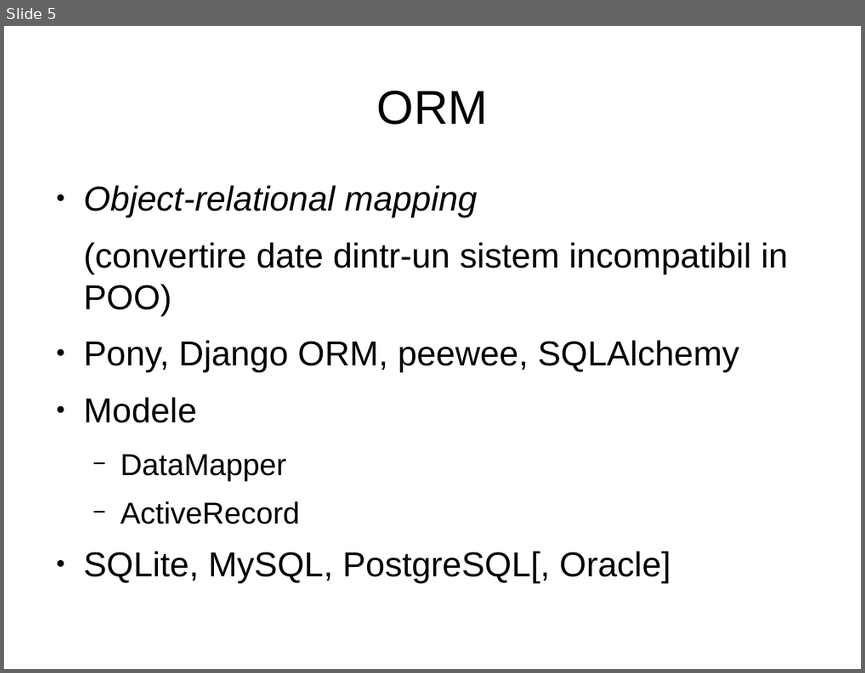
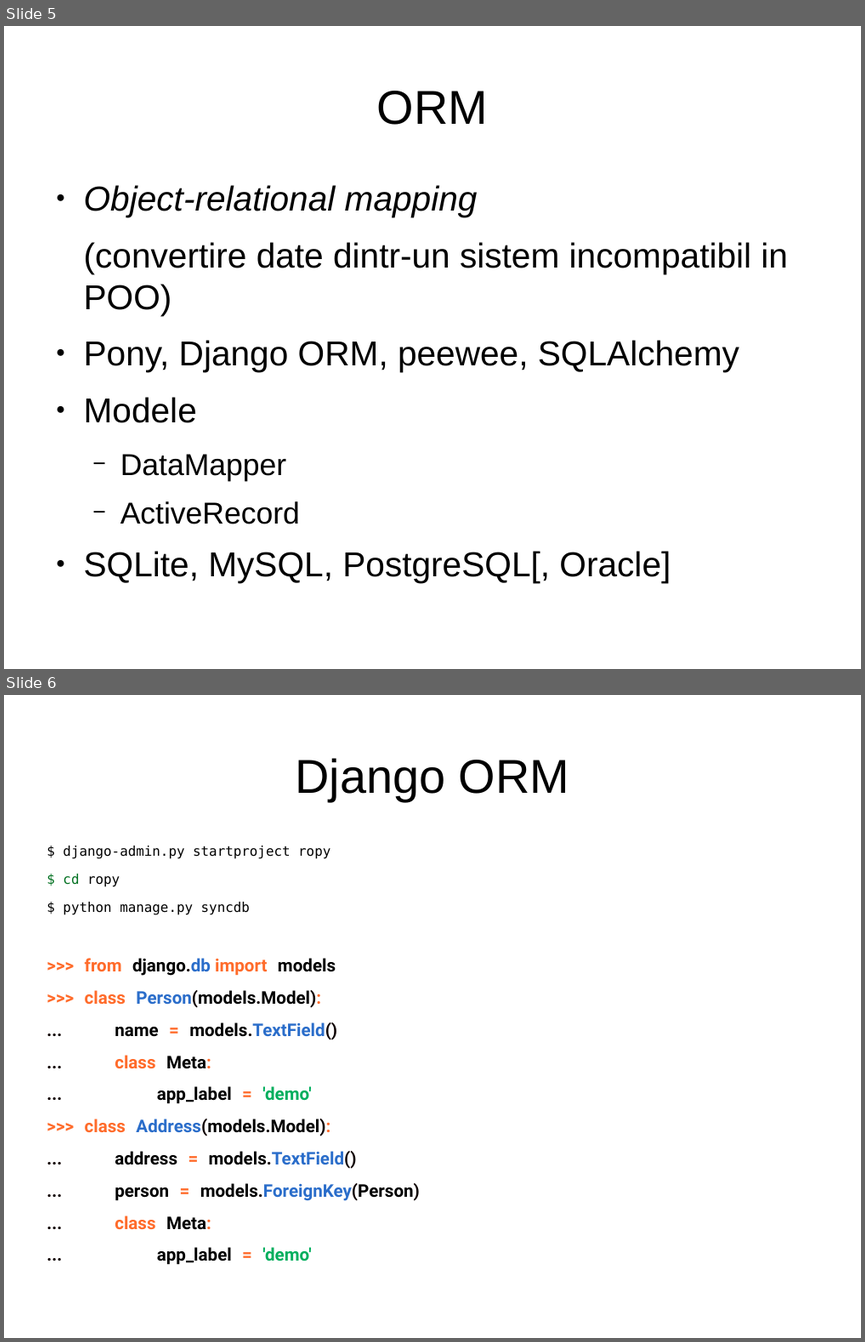
Before and after one commit to RoPython/ropython-presentations, a slide deck: cmiN/1/orm.odp. Shown one above the other, each under a label of ours: slide 5 before the commit, slides 5 and 6 after it. The pictures are 865x673 and 865x1342 pixels, drawn with LibreOffice and Linux fonts; fonts in the diff are those of the drawing. Boxes give left, top, right and bottom in pixels: in the first picture for what was removed or moved away, otherwise in the second. Text is boxed around its words. In the diff, an @@ line names an element or a change of style, - is before the commit and + after.

```diff
--- a/cmiN/1/orm.odp
+++ b/cmiN/1/orm.odp
@@ slide 6 added at (x1=4, y1=695, x2=861, y2=1338), background #FFFFFF @@
@@ title added at (x1=295, y1=758, x2=569, y2=801), 44 pt, text #000000 @@
+Django ORM
@@ text added at (x1=63, y1=845, x2=420, y2=1265), 16.2 pt, text #000000, bold @@
+$ django-admin.py startproject ropy
+$ cd ropy
+$ python manage.py syncdb
+>>> from django.db import models
+>>> class Person(models.Model):
+... name = models.TextField()
+... class Meta:
+... app_label = 'demo'
+>>> class Address(models.Model):
+... address = models.TextField()
+... person = models.ForeignKey(Person)
+... class Meta:
+... app_label = 'demo'
```
Also in this commit, not shown: 6 other slides added, 3 slides removed.
